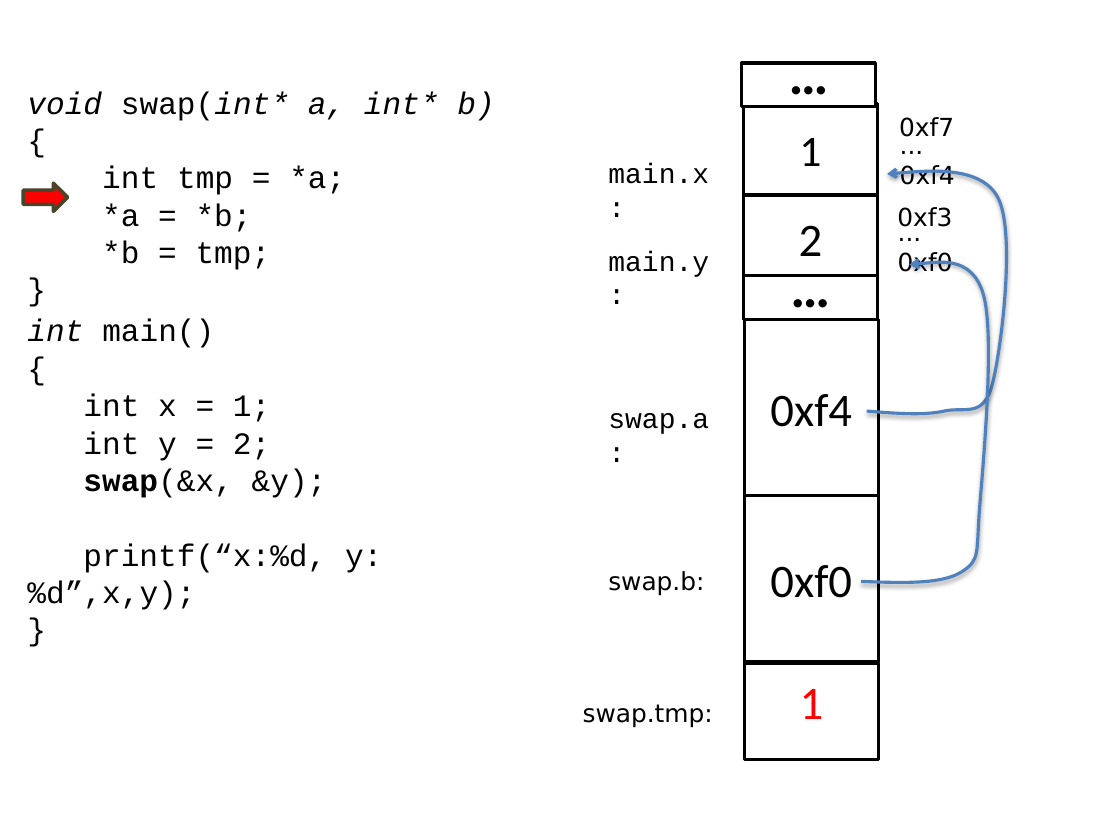
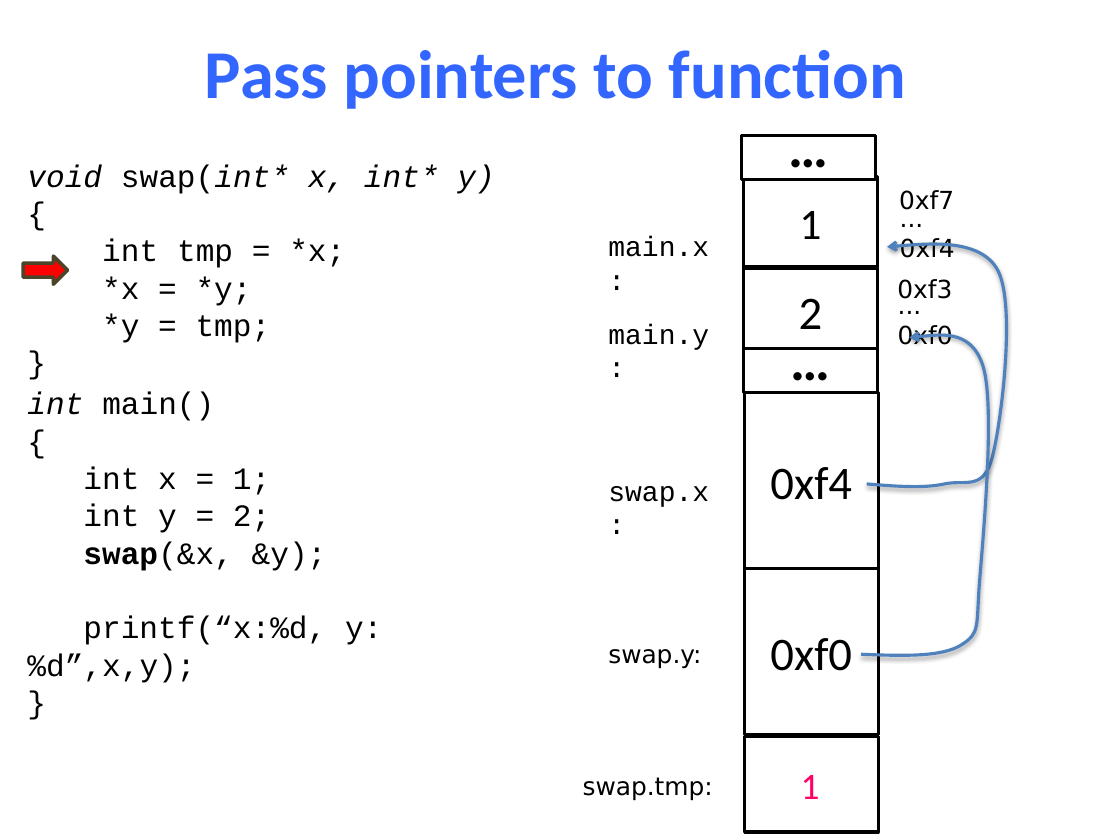
Before and after one commit to NYU-CSO/nyu-cso.github.io, a slide deck: slide 32 of notes/05-pointer_array.pptx (slide 34 before the commit). Drawn at 1120x840 pixels with LibreOffice and Linux fonts; fonts in the diff are those of the drawing. Boxes give left, top, right and bottom in pixels: in the first picture for what was removed or moved away, otherwise in the second. Text is boxed around its words. In the diff, an @@ line names an element or a change of style, - is before the commit and + after.

```diff
--- a/notes/05-pointer_array.pptx
+++ b/notes/05-pointer_array.pptx
@@ title added at <box>205,50,906,109</box>, 44 pt, text #3366FF, bold @@
+Pass pointers to function
@@ 8 texts, 5 rectangles, 2 freeform shapes: place and size @@
-8 texts, 5 rectangles, 2 freeform shapes at <box>27,63,1007,728</box>
+8 texts, 5 rectangles, 2 freeform shapes at <box>27,136,1007,801</box>
@@ text at <box>27,164,494,194</box>: text changed @@
-void swap(int* a, int* b)
+void swap(int* x, int* y)
@@ text at <box>102,239,345,343</box>: text changed @@
-int tmp = *a;
-*a = *b;
-*b = tmp;
+int tmp = *x;
+*x = *y;
+*y = tmp;
@@ 1 text, 1 rectangle, 1 right arrow: place and size @@
-1 text, 1 rectangle, 1 right arrow at <box>24,184,953,319</box>
+1 text, 1 rectangle, 1 right arrow at <box>24,256,953,392</box>
@@ text at <box>608,486,709,507</box>: text changed @@
-swap.a:
+swap.x:
@@ text at <box>608,649,701,669</box>: text changed @@
-swap.b:
+swap.y:
@@ rectangle added at <box>745,737,878,832</box>, fill #FFFFFF, outline #000000 2 pt @@
@@ text "1": place and size @@
-text "1" at <box>745,664,878,759</box>
+text "1" at <box>801,775,820,799</box>
@@ text "1" at <box>801,775,820,799</box>: size 30 to 24 pt, text colour #FF0000 to #FF0066; alignment centre to left; line spacing 0.5 to 1; vertical alignment middle to top; fill #FFFFFF to none; outline #000000 2 pt to none @@
```
Also in this commit, not shown: 26 other slides changed, 9 slides added, 111 slides removed, 3 other files.
